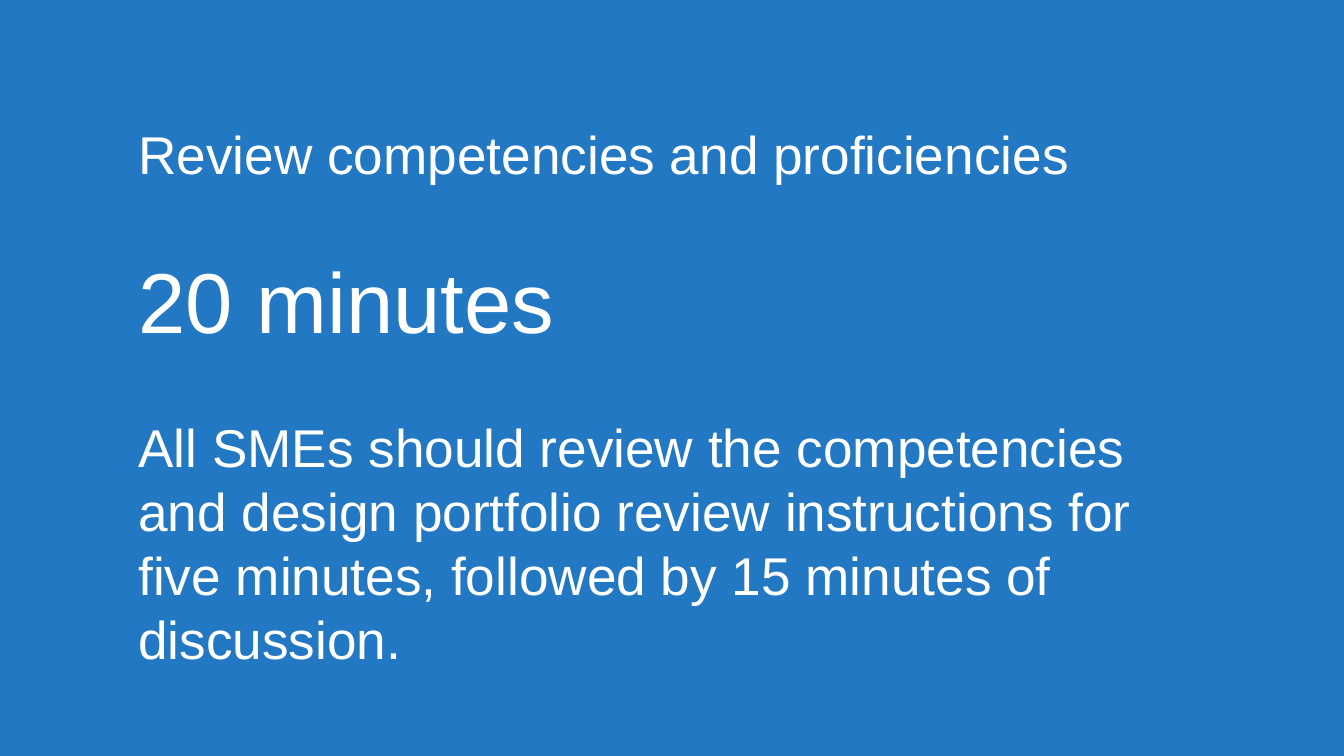
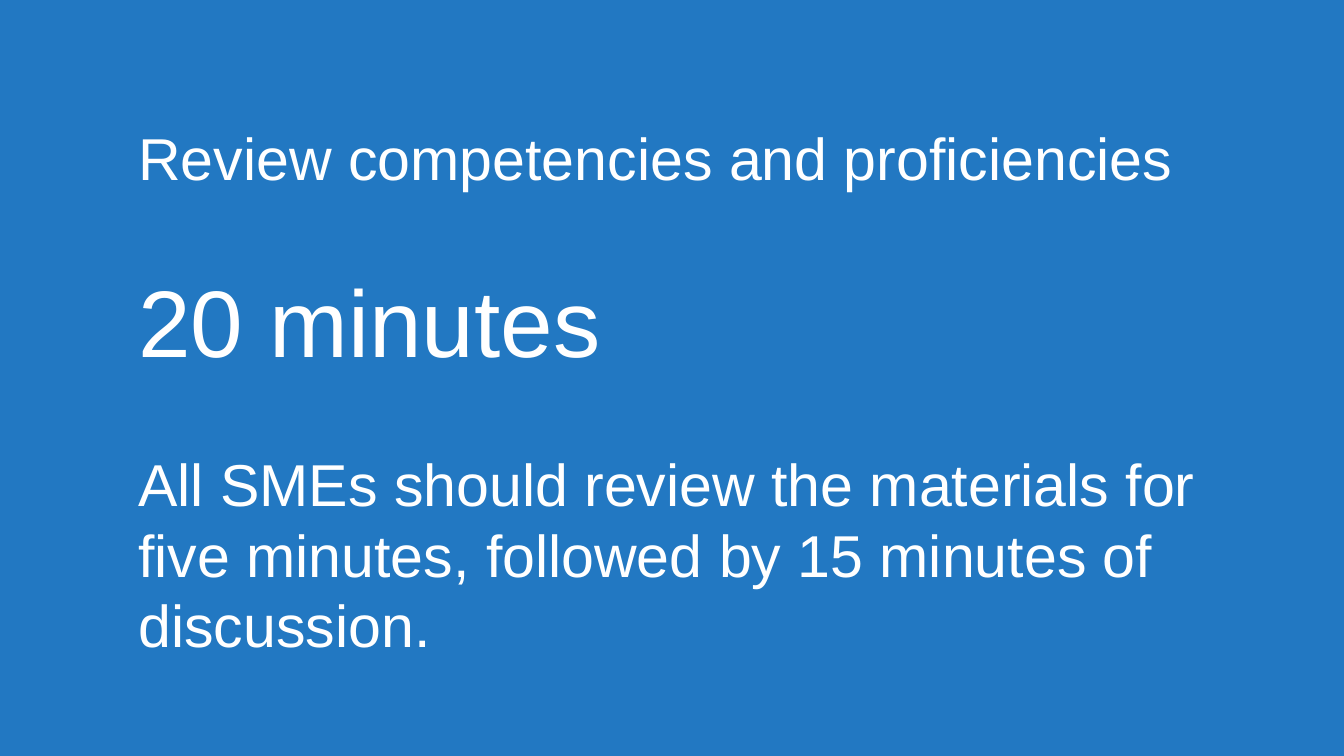
Before and after one commit to usds/SME-QA-Website, a slide deck: slide 7 of toolkit/reviewing-resumes/sme-training-resume-review.pptx. Drawn at 1344x756 pixels with LibreOffice and Linux fonts; fonts in the diff are those of the drawing. Boxes give left, top, right and bottom in pixels: in the first picture for what was removed or moved away, otherwise in the second. Text is boxed around its words. In the diff, an @@ line names an element or a change of style, - is before the commit and + after.

Commit message:
Review review edits to single-role PPT
Removed mention of portfolios

```diff
--- a/toolkit/reviewing-resumes/sme-training-resume-review.pptx
+++ b/toolkit/reviewing-resumes/sme-training-resume-review.pptx
@@ title at (x1=138, y1=137, x2=1195, y2=648): text changed; size 54 to 60 pt @@
-Review competencies and proficiencies
-20 minutes
-All SMEs should review the competencies and design portfolio review instructions for five minutes, followed by 15 minutes of discussion.
+Review competencies and proficiencies
+20 minutes
+All SMEs should review the materials for five minutes, followed by 15 minutes of discussion.
```
Also in this commit, not shown: 1 other slide changed, 1 other file.
